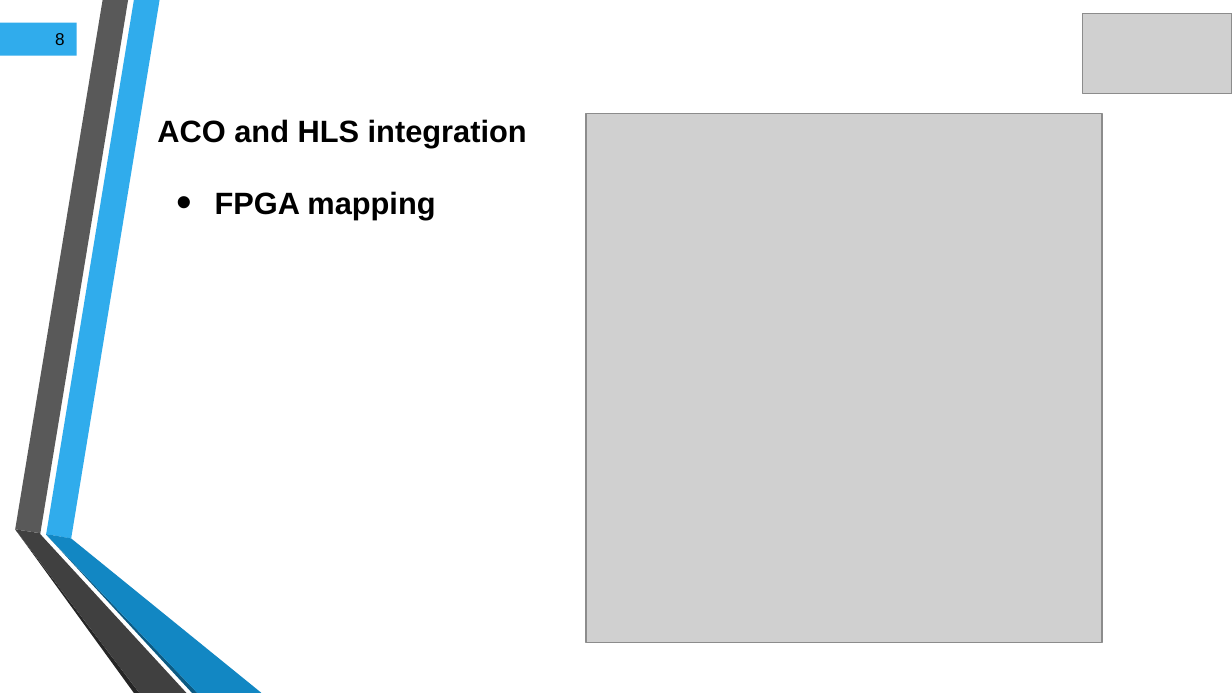
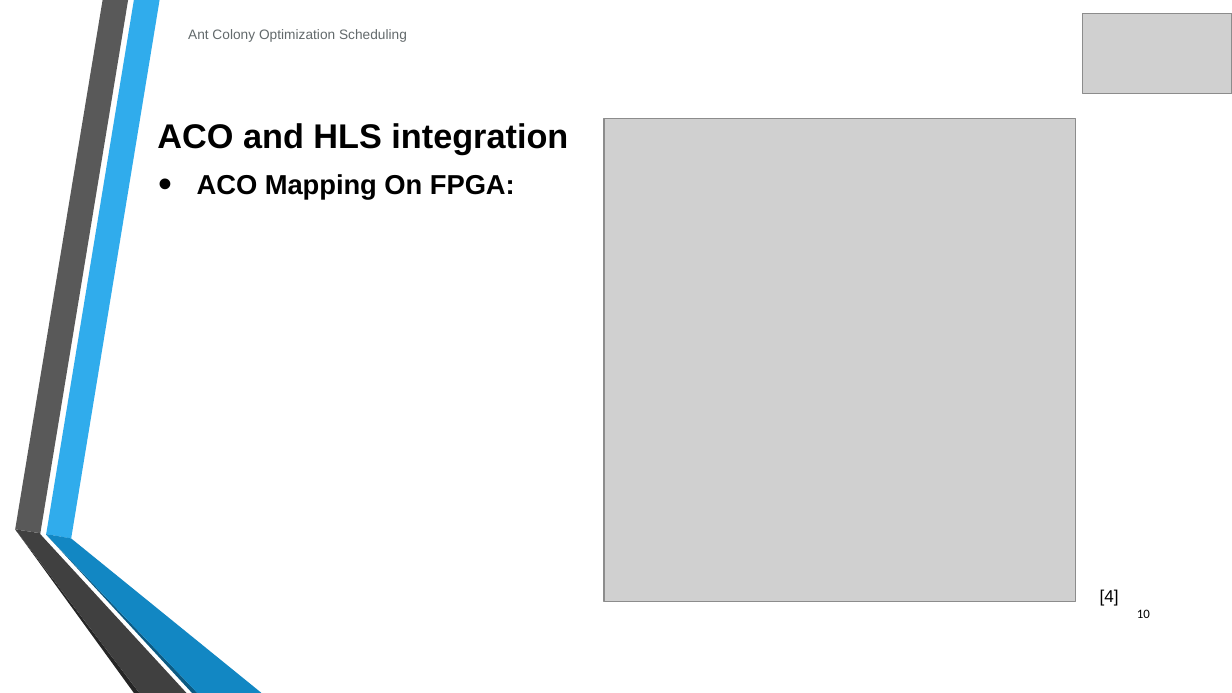
Before and after one commit to JaouaherBelgacem/Ant-Colony-Optimization, a slide deck: slide 10 of Final submission/Presentation/ACO presentation draft.pptx (slide 11 before the commit). Drawn at 1232x693 pixels with LibreOffice and Linux fonts; fonts in the diff are those of the drawing; grey boxes stand for pictures; background and template pictures are left out. Boxes give left, top, right and bottom in pixels: in the first picture for what was removed or moved away, otherwise in the second. Text is boxed around its words. In the diff, an @@ line names an element or a change of style, - is before the commit and + after.

```diff
--- a/Final submission/Presentation/ACO presentation draft.pptx
+++ b/Final submission/Presentation/ACO presentation draft.pptx
@@ rectangle removed at (x1=0, y1=22, x2=76, y2=55) @@
-8
@@ text added at (x1=188, y1=29, x2=407, y2=42), 8 pt, text #636A6C @@
+Ant Colony Optimization Scheduling
@@ text "ACO and HLS integration" at (x1=157, y1=123, x2=568, y2=154): size 18 to 20 pt @@
@@ picture resized from (x1=586, y1=113, x2=1103, y2=643) to (x1=604, y1=118, x2=1076, y2=601) @@
@@ text at (x1=197, y1=174, x2=515, y2=200): text changed; size 18 to 16 pt @@
-• FPGA mapping
+• ACO Mapping On FPGA:
@@ text added at (x1=1100, y1=589, x2=1119, y2=606), 10 pt, text #000000 @@
+[4]
@@ page number added at (x1=1137, y1=609, x2=1150, y2=618), 7.5 pt, text #000000 @@
+10
```
Also in this commit, not shown: 5 other slides changed, 7 slides added, 7 slides removed, 1 other file.
